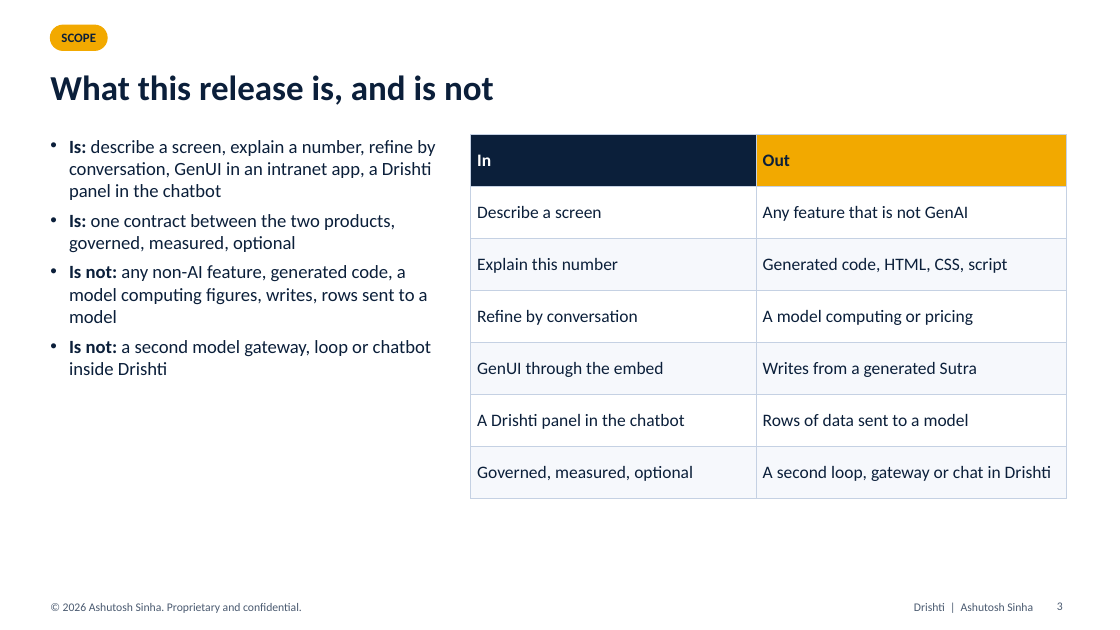
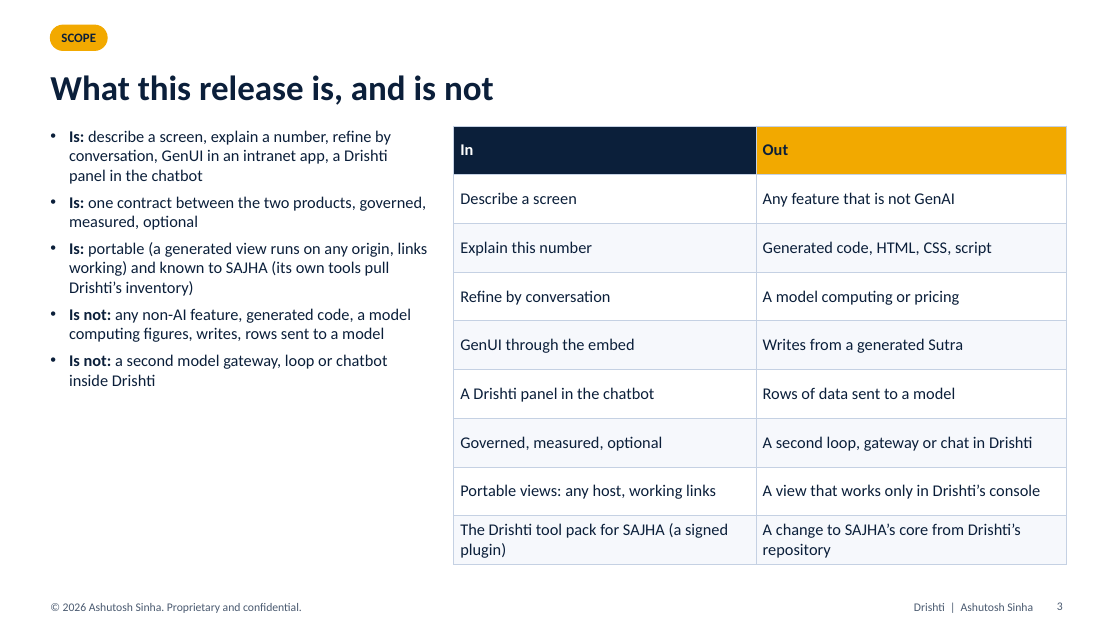
Before and after one commit to ajsinha/drishti, a slide deck: slide 3 of docs/plans/I9_GENUI_SAJHA.pptx. Drawn at 1120x630 pixels with LibreOffice and Linux fonts; fonts in the diff are those of the drawing. Boxes give left, top, right and bottom in pixels: in the first picture for what was removed or moved away, otherwise in the second. Text is boxed around its words. In the diff, an @@ line names an element or a change of style, - is before the commit and + after.

Commit message:
i9 GenUI deck rebuilt from the amended outline: tool pack, portable views, GD1-GD22 with status (40 slides)

```diff
--- a/docs/plans/I9_GENUI_SAJHA.pptx
+++ b/docs/plans/I9_GENUI_SAJHA.pptx
@@ text "Is: describe a screen, explain ...": place and size @@
-text "Is: describe a screen, explain ..." at (69,140,435,375)
+text "Is: describe a screen, explain ..." at (69,130,428,386)
@@ text at (69,130,427,386): size 16 to 14 pt in "Is: describe a screen, explain a number, ...", "Is: one contract between the two products, ...", "Is not: any non-AI feature, generated code, ...", "Is not: a second model gateway, loop ..." @@
@@ table at (454,126,1067,562) @@
+row 8: Portable views: any host, working links | A view that works only in Drishti’s console
+row 9: The Drishti tool pack for SAJHA (a signed plugin) | A change to SAJHA’s core from Drishti’s repository
@@ table: place and size @@
-table at (471,134,1067,485)
+table at (454,126,1067,562)
@@ text at (69,242,428,296): paragraph added @@
+• Is: portable (a generated view runs on any origin, links working) and known to SAJHA (its own tools pull Drishti’s inventory)
```
Also in this commit, not shown: 19 other slides changed, 14 slides added.
